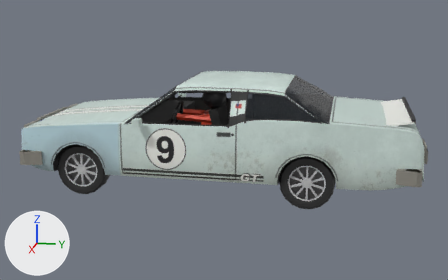
The glTF model public/cars/field/models/9_bw.glb, before and after one commit.
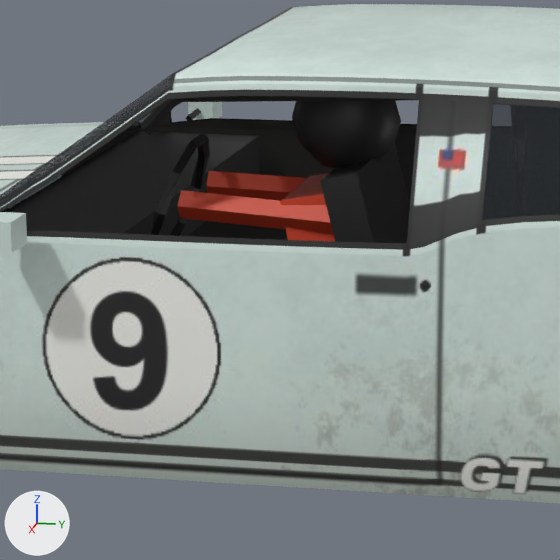
Old and new are each drawn whole from a 50 mm camera at (7.47, 1.73, 2.43) aimed at (0.03, 0.24, 0.57) and again close up on the part from 30% to 59% of the width and 25% to 70% of the height. Arrows for +X, +Y and +Z are at lower left; the lights stay in place. The first two pictures are the older version. Vertices at exactly the same position are counted once.

In view in the first close-up: 'body'.
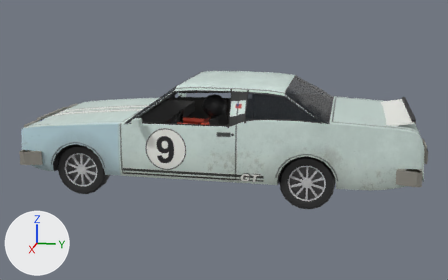
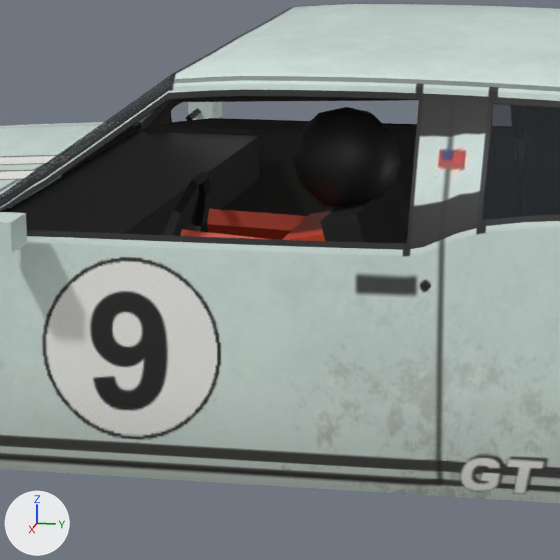
The change in detail:
me_body_mesh is used by ob_body; location (0.0, 0.0, -0.02).
me_body_mesh had 3680 vertices, 6726 faces and spanned x -1.05..1.05, y -2.2..2.7, z 0.27..1.36.
me_body_mesh now has 3680 vertices, 6726 faces and spans x -1.05..1.05, y -2.2..2.7, z 0.26..1.36.
me_body_mesh part 1: the loose piece of 42 vertices spanning x 0.25..0.51, y 0.05..0.35, z 1.05..1.33 is moved by (0.0, 0.0, -0.11).
me_body_mesh part 2: 172 of 3680 vertices moved; they spanned x -0.85..0.85, y -0.74..0.52, z 0.37..1.33 and now span x -0.85..0.85, y -0.74..0.52, z 0.26..1.33; mean shift (0.0, 0.0, -0.05); largest move (0.62, -0.15, 0.49) -> (-0.82, -0.74, 0.92).
me_body_mesh part 3: 77 kept faces spanning x -0.83..0.85, y -0.74..0.52, z 0.26..1.32 get new texture (UV) coordinates.

Boxes (x1, y1, x2, y2) around the edits, measured in the close-ups (560 x 560 px; the box of a moved part takes in the faces that stretch with it):
part 1 of me_body_mesh, moved or reshaped: before (292, 101, 401, 168); after (292, 107, 401, 207)
part 2 of me_body_mesh, moved or reshaped: before (5, 99, 410, 243); after (140, 99, 408, 243)
part 3 of me_body_mesh, surface changed: before (159, 97, 399, 242); after (150, 97, 399, 239)
